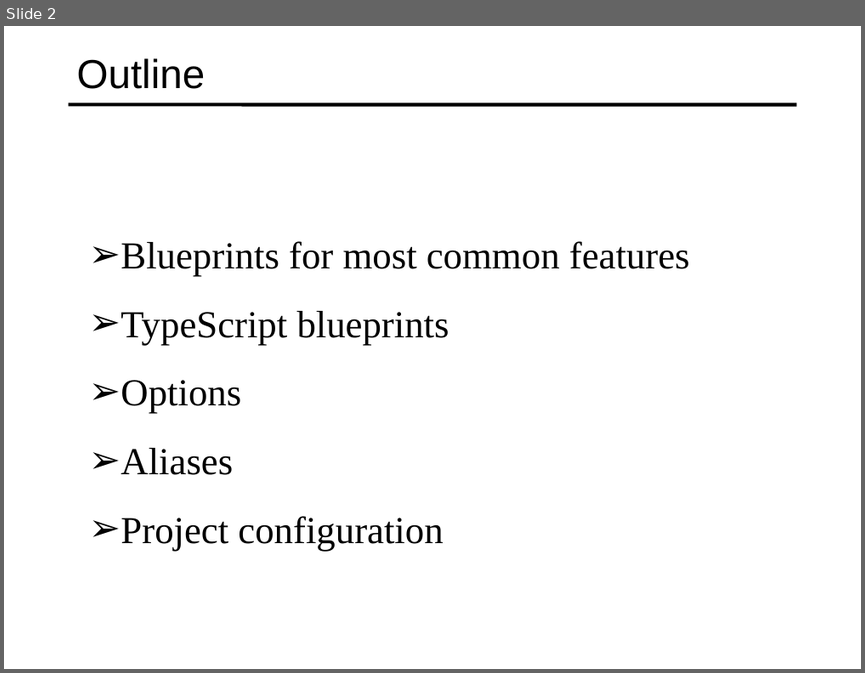
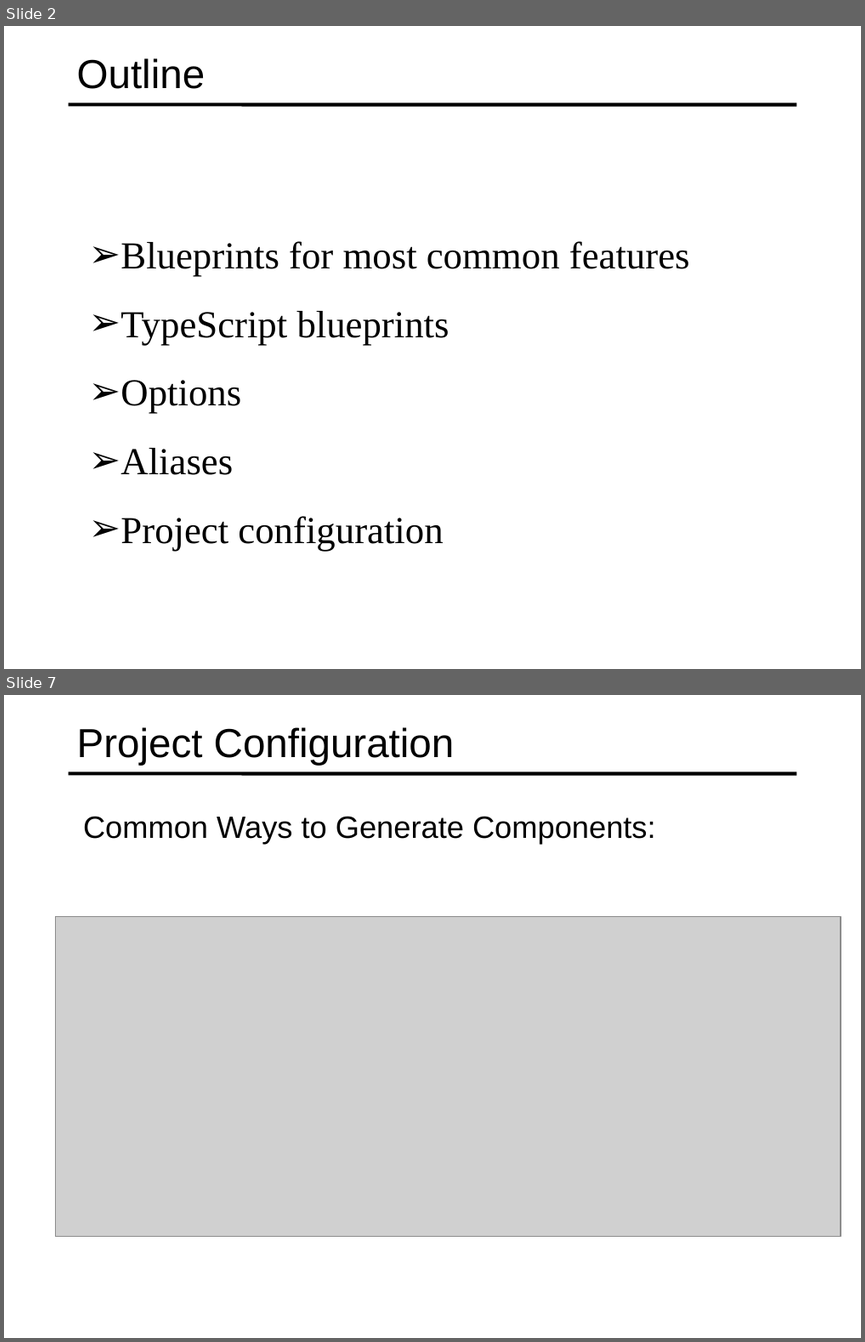
Before and after one commit to specter01wj/Jago_Link_Training, a slide deck: Angular/Angular7/Angular CLI/4.Generating Code from Blueprints/L4_Generating Code from Blueprints.ppt. Shown one above the other, each under a label of ours: slide 2 before the commit, slides 2 and 7 after it; the slides between them are not shown. The pictures are 865x673 and 865x1342 pixels, drawn with LibreOffice and Linux fonts; fonts in the diff are those of the drawing; grey boxes stand for pictures. Boxes give left, top, right and bottom in pixels: in the first picture for what was removed or moved away, otherwise in the second. Text is boxed around its words. In the diff, an @@ line names an element or a change of style, - is before the commit and + after.

```diff
--- a/Angular/Angular7/Angular CLI/4.Generating Code from Blueprints/L4_Generating Code from Blueprints.ppt
+++ b/Angular/Angular7/Angular CLI/4.Generating Code from Blueprints/L4_Generating Code from Blueprints.ppt
@@ slide 7 added at box(4, 695, 861, 1338), background #FFFFFF; not listed: 1 template element that a slide beside it also shows @@
@@ title added at box(77, 727, 454, 766), 34 pt, text #000000 @@
+Project Configuration
@@ text added at box(83, 816, 656, 844), 25.9 pt, text #000000 @@
+  Common Ways to Generate Components:
@@ picture added at box(55, 917, 840, 1236) @@
```
Also in this commit, not shown: 1 slide changed, 8 other slides added, 9 slides removed.
